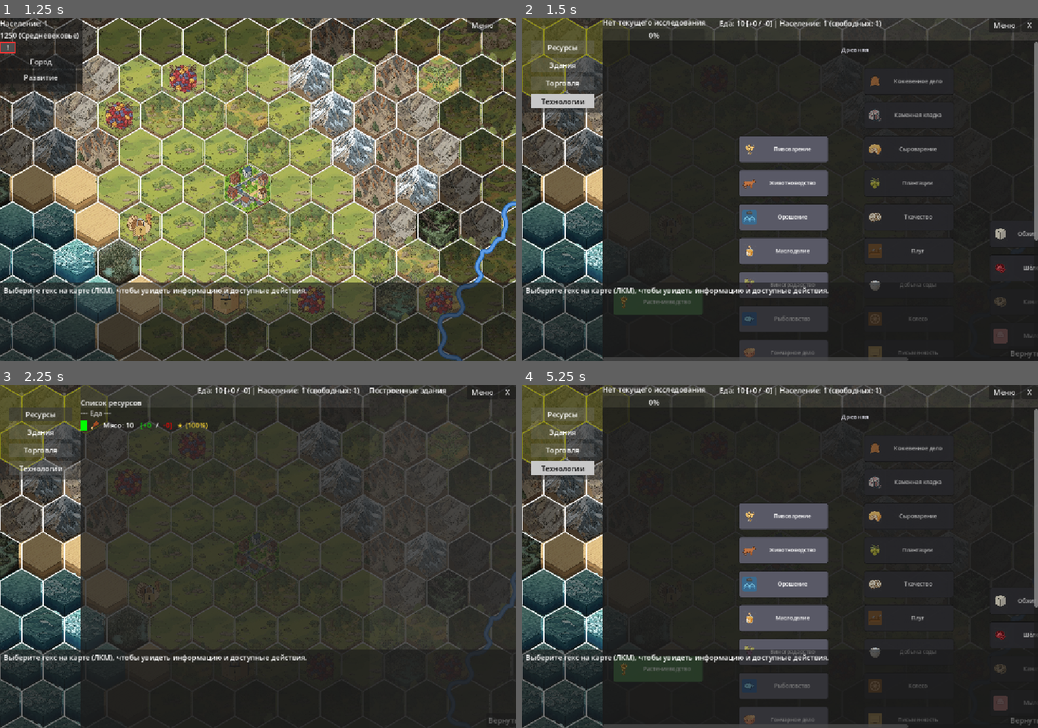
Above: before the commit, frames 1-4 (two rows, left to right).
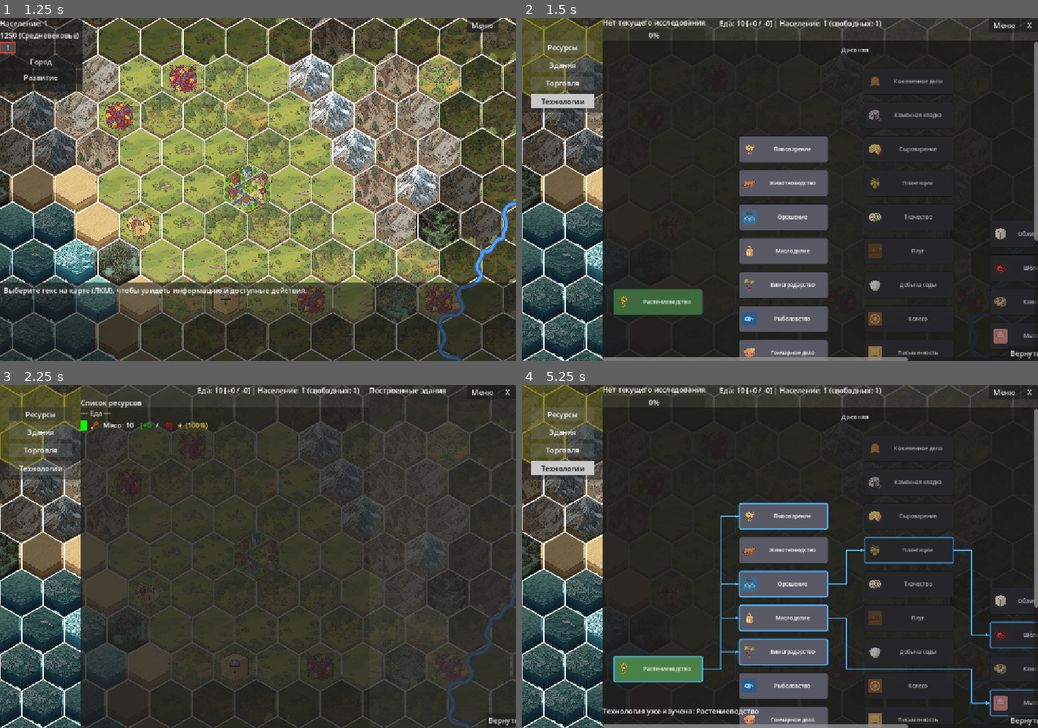
Above: after the commit, the same moments.

Repository: Night-Pryanik/The-City
Game: Godot game, scene res://scenes/main_menu.tscn
Two runs of this game, one before a commit and one after it. Both use one fixed random seed, a clock stepped at 60 frames per second and the inputs below.
Inputs (mouse positions are in pixels of both pictures, inside the frame that each line leads up to):
- Up to frame 1 (1.25 s): click "Новая игра" at 0.5 s
- Up to frame 2 (1.5 s): click (532, 48) at 1.25 s
- Up to frame 3 (2.25 s): click "Ресурсы" at 2 s
- Up to frame 4 (5.25 s): click "Здания" at 2.75 s; click "Торговля" at 3.5 s; click "Технологии" at 4.25 s; click (656, 669) at 5.02 s

Frame 1 is identical in both runs. In frame 2, 7.8% of the frame differs, in the area x 0-100%, y 77-100%; in frame 3, 4.8%; in frame 4, 9.9%, in the area x 0-100%, y 34-100%.

Commit message:
Панель управления скрывается, когда открывается интерфейс города

Diff:
--- a/scripts/main_map.gd
+++ b/scripts/main_map.gd
@@ -1321,12 +1321,16 @@
     city_ui.show_technologies_tab()
     city_ui.show()
     hud.hide()
+    # Панель управления гексом не нужна, пока открыт интерфейс города.
+    control_panel.hide()
 
 func open_city():
     city_ui.refresh()
     city_ui.show()
     city_ui.show_resources_tab()
     hud.hide()
+    # Панель управления гексом не нужна, пока открыт интерфейс города.
+    control_panel.hide()
 
 func _on_city_button_pressed():
     if pause_menu.visible:
@@ -1337,6 +1341,8 @@
 func _on_city_ui_close():
     city_ui.hide()
     hud.show()
+    # Возвращаем панель управления гексом при выходе из интерфейса города.
+    control_panel.show()
     _update_research_progress()
 
 func _on_research_error(message: String):
@@ -1363,6 +1369,8 @@
     city_ui.show_technologies_tab()
     city_ui.show()
     hud.hide()
+    # Панель управления гексом не нужна, пока открыт интерфейс города.
+    control_panel.hide()
 
 func _on_pause_save():
     SaveManager.save_game()
